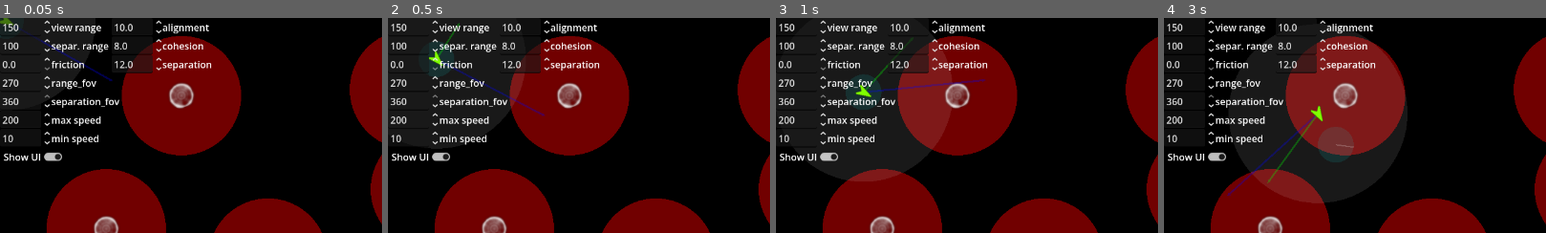
Above: before the commit, frames 1-4 (left to right).
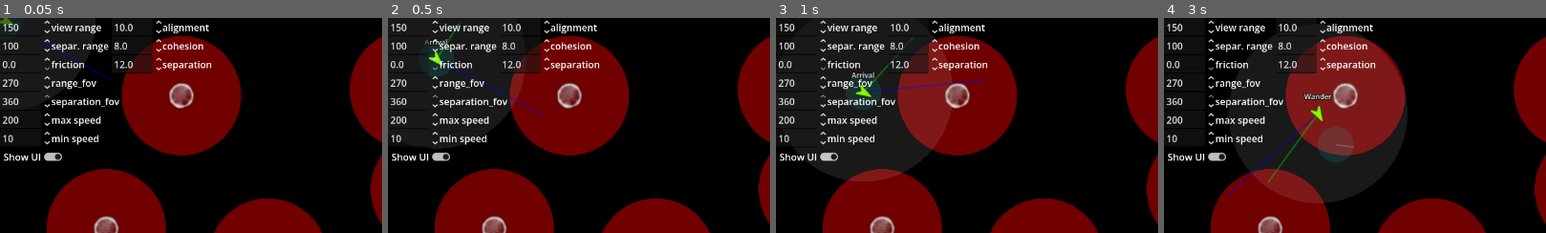
Above: after the commit, the same moments.

Repository: JohnMeadow1/classic_ai_for_games
Game: Godot game, scene res://main.tscn
The game is run twice, just before and just after one commit, with the same random seed, the same clock (stepped at 60 frames per second) and the same inputs.
Inputs:
- Up to frame 1 (0.05 s): no input
- Up to frame 2 (0.5 s): no input
- Up to frame 3 (1 s): click "Arrival" at 0.5 s
- Up to frame 4 (3 s): click "selected only" at 1.25 s; click "Seek" at 2 s; click "Obstacle avoidance" at 2.75 s
The pictures show only the part of the screen within x 0-50%, y 0-50%; the shares and areas given below are measured in that part.

Frame 1 is identical in both runs. In frame 2, less than 0.1% of the frame differs, in the area x 9-16%, y 9-13%; in frame 3, 0.1%; in frame 4, 0.2%, in the area x 36-44%, y 34-39%.

Commit message:
added behavior label so we actually see the bahavior bot is in

Diff:
--- a/01_agent_steering/Botek.gd
+++ b/01_agent_steering/Botek.gd
@@ -27,6 +27,19 @@
 
 func _ready():
 	velocity = Vector2.RIGHT.rotated(randf()*TAU) * Steering.max_speed
+	update_behavior_label()
+
+func get_behavior_name() -> String:
+	var behavior_name: String = Behavior.keys()[behavior].capitalize()
+	var needs_target := behavior == Behavior.PURSUIT or behavior == Behavior.EVADE
+	if needs_target and not (is_instance_valid(target_agent) and target_agent != self):
+		return "%s (no target: Wander)" % behavior_name
+	return behavior_name
+
+func update_behavior_label() -> void:
+	var label_text := get_behavior_name()
+	if %BehaviorLabel.text != label_text:
+		%BehaviorLabel.text = label_text
 
 func set_predator(in_bool:bool):
 	is_predator = in_bool
@@ -41,6 +54,7 @@
 	$Sprite2D.rotation = angle
 
 	steering = calculate_steering(delta)
+	update_behavior_label()
 
 	if collision_avoidance_enabled:
 		steering += collision_avoidance()
--- a/01_agent_steering/Botek.tscn
+++ b/01_agent_steering/Botek.tscn
@@ -9,3 +9,15 @@
 [node name="Sprite2D" type="Sprite2D" parent="." unique_id=1077011258]
 texture = ExtResource("2_04i8o")
 offset = Vector2(2, 0)
+
+[node name="BehaviorLabel" type="Label" parent="." unique_id=147270913]
+unique_name_in_owner = true
+offset_left = -60.0
+offset_top = -38.0
+offset_right = 60.0
+offset_bottom = -18.0
+theme_override_colors/font_outline_color = Color(0, 0, 0, 1)
+theme_override_constants/outline_size = 4
+theme_override_font_sizes/font_size = 12
+horizontal_alignment = 1
+vertical_alignment = 1
